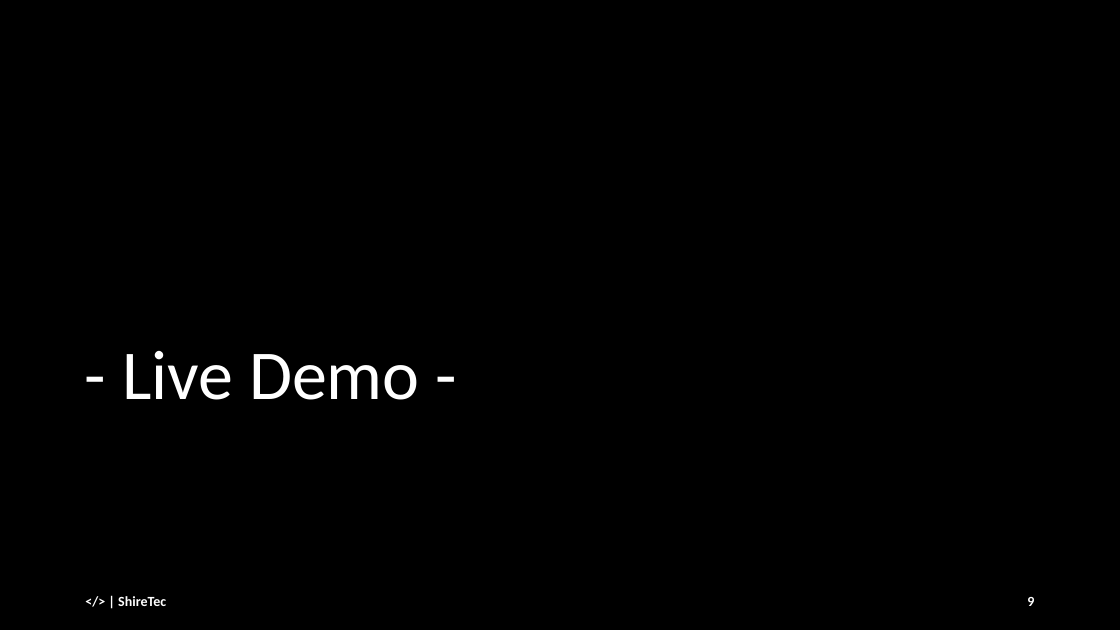
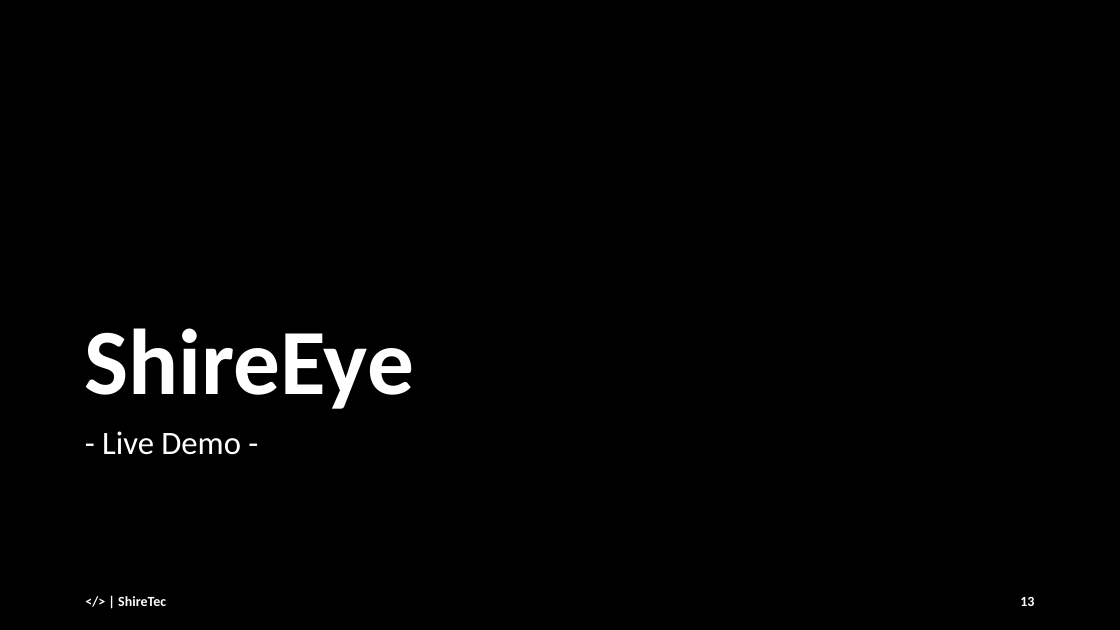
Before and after one commit to andre-anan-gilbert/Real-time-Facial-Age-and-Emotion-Recognition, a slide deck: slide 13 of docs/Final_Presentation_25_01_ [Autosaved].pptx (slide 9 before the commit). Drawn at 1120x630 pixels with LibreOffice and Linux fonts; fonts in the diff are those of the drawing. Boxes give left, top, right and bottom in pixels: in the first picture for what was removed or moved away, otherwise in the second. Text is boxed around its words. In the diff, an @@ line names an element or a change of style, - is before the commit and + after.

```diff
--- a/docs/Final_Presentation_25_01_ [Autosaved].pptx
+++ b/docs/Final_Presentation_25_01_ [Autosaved].pptx
@@ title at box(85, 328, 414, 409): text changed; size 60 to 80 pt; bold on @@
-- Live Demo -
+ShireEye
@@ text added at box(102, 431, 241, 455), 28 pt, text #FFFFFF @@
+- Live Demo -
@@ page number at box(1020, 597, 1034, 606): text changed @@
-9
+13
```
Also in this commit, not shown: 18 other slides changed, 7 slides added, 1 slide removed.
